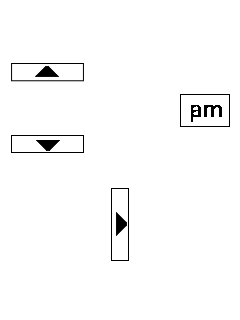
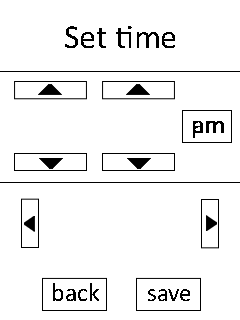
Revision of a layered w=240, h=320 image; what changed, layer by layer:
hid group "set preset" (54 layers) over (0, 26, 240, 311)
showed group "set time" (33 layers) over (0, 26, 240, 311)
added layer "time_div" (2nd of 2, in "set time") in group "set time" over (0, 71, 240, 183)
added group "t_pm_but" with 2 layers in group "set time" over (182, 110, 232, 143)
added layer "Rectangle 1" (3rd of 10, in "set time" › "t_pm_but") in group "t_pm_but" over (182, 110, 232, 143)
added group "t_am_but" with 2 layers in group "set time" over (182, 110, 232, 143)
added layer "Rectangle 1" (4th of 10, in "set time" › "t_am_but") in group "t_am_but" over (182, 110, 232, 143)
added group "t_hr_sec" (1st of 2, in "set time") with 2 layers in group "set time" over (102, 81, 175, 100)
added layer "Rectangle 4 copy" (9th of 13, in "set time" › "t_hr_sec") in group "t_hr_sec" over (102, 81, 175, 100)
added group "t_hr_sec" (2nd of 2, in "set time") with 2 layers in group "set time" over (102, 153, 175, 171)
added layer "Rectangle 4 copy" (10th of 13, in "set time" › "t_hr_sec") in group "t_hr_sec" over (102, 153, 175, 171)
added group "t_hr_up" with 2 layers in group "set time" over (14, 81, 87, 100)
added layer "Rectangle 4 copy" (11th of 13, in "set time" › "t_hr_up") in group "t_hr_up" over (14, 81, 87, 100)
added group "t_hr_dn" with 2 layers in group "set time" over (14, 153, 87, 171)
added layer "Rectangle 4 copy" (12th of 13, in "set time" › "t_hr_dn") in group "t_hr_dn" over (14, 153, 87, 171)
added group "t_sv_but" with 2 layers in group "set time" over (136, 277, 201, 311)
added layer "Rectangle 1" (5th of 10, in "set time" › "t_sv_but") in group "t_sv_but" over (136, 277, 201, 311)
added group "t_bc_but" with 2 layers in group "set time" over (42, 277, 107, 311)
added layer "Rectangle 1" (6th of 10, in "set time" › "t_bc_but") in group "t_bc_but" over (42, 277, 107, 311)
added layer "set clock" in group "set time" over (65, 26, 175, 48)
…and 14 more changes (14 added)
